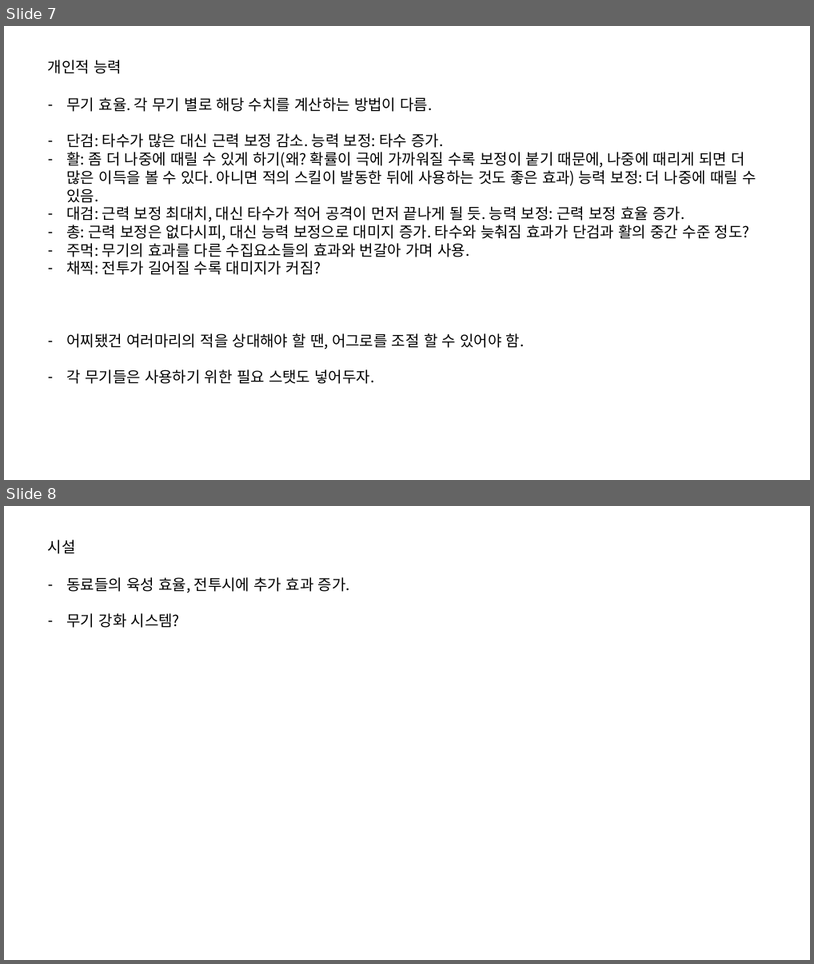
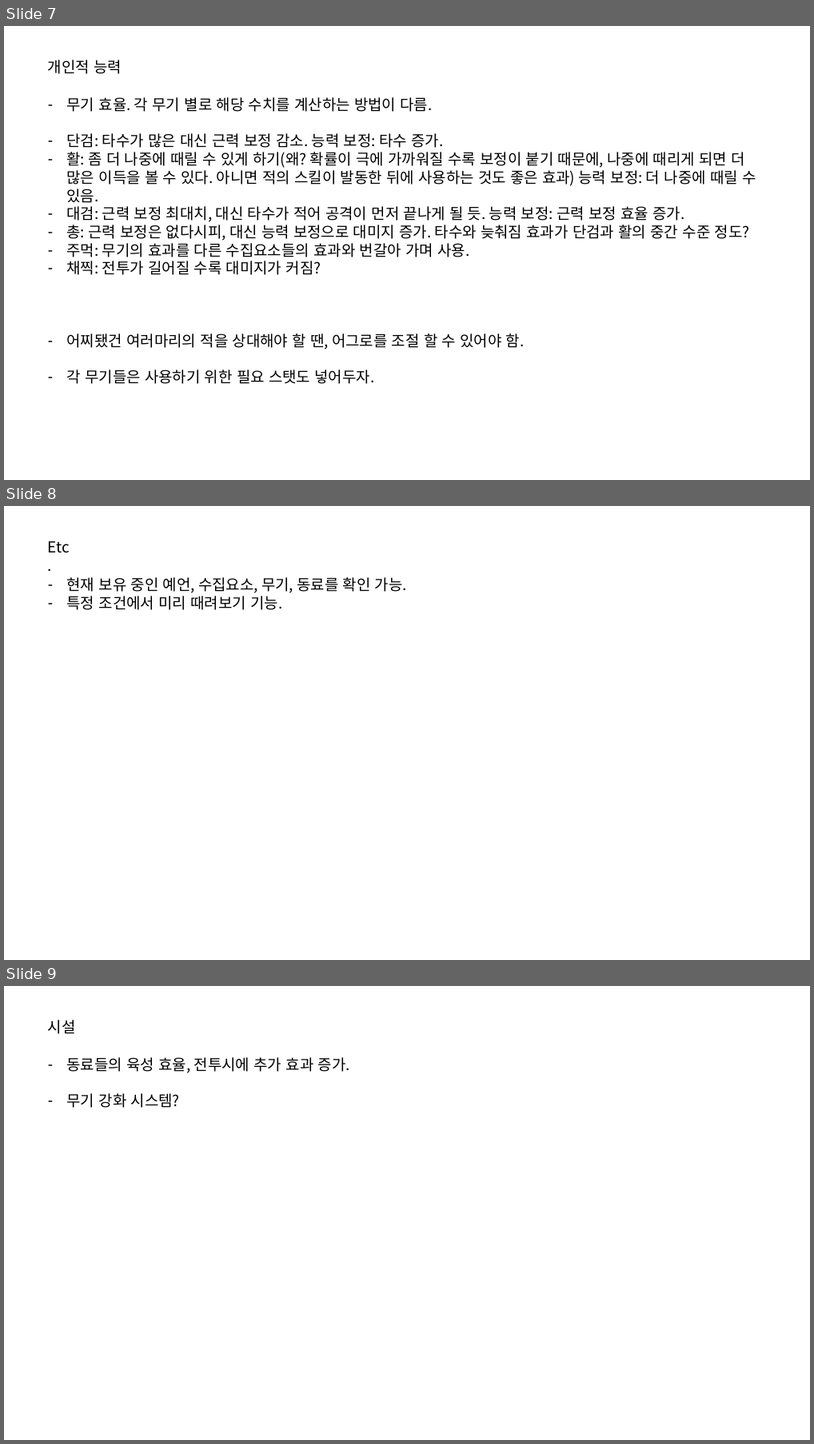
Before and after one commit to IdfKLeh/capstone, a slide deck: 육성.pptx. Shown one above the other, each under a label of ours: slides 7 and 8 before the commit, slides 7, 8 and 9 after it. The pictures are 814x964 and 814x1444 pixels, drawn with LibreOffice and Linux fonts; fonts in the diff are those of the drawing. Boxes give left, top, right and bottom in pixels: in the first picture for what was removed or moved away, otherwise in the second. Text is boxed around its words. In the diff, an @@ line names an element or a change of style, - is before the commit and + after.

```diff
--- a/육성.pptx
+++ b/육성.pptx
@@ slide 8 added at [4,506,810,960], background #FFFFFF @@
@@ text added at [48,541,70,553], 18 pt, text #000000 @@
+Etc.
@@ text added at [67,577,407,610], 18 pt, text #000000 @@
+– 현재 보유 중인 예언, 수집요소, 무기, 동료를 확인 가능.
+– 특정 조건에서 미리 때려보기 기능.
@@ what was slide 8 is now slide 9 @@
```
Also in this commit, not shown: 1 slide changed, 4 other files.
